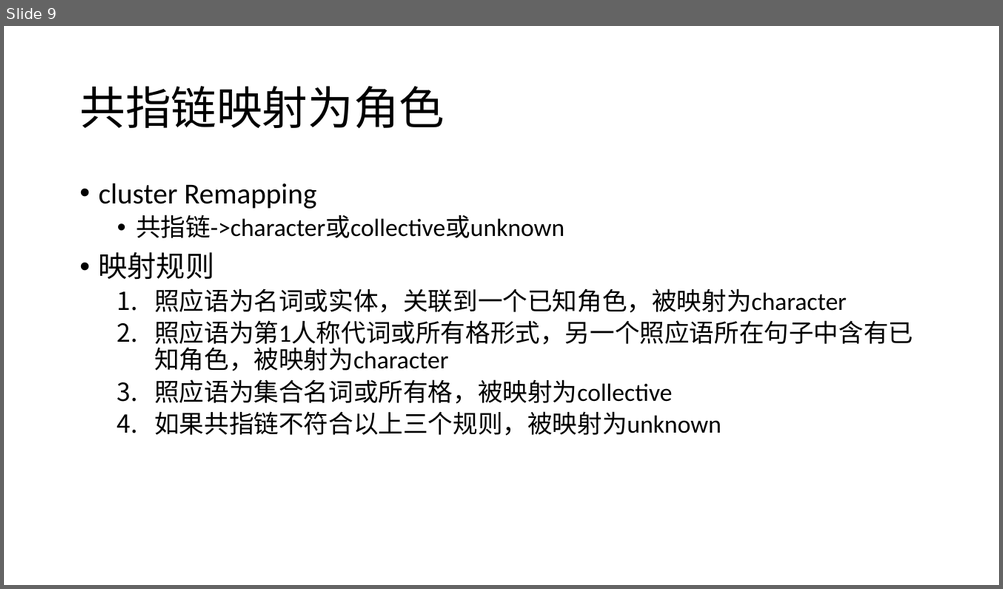
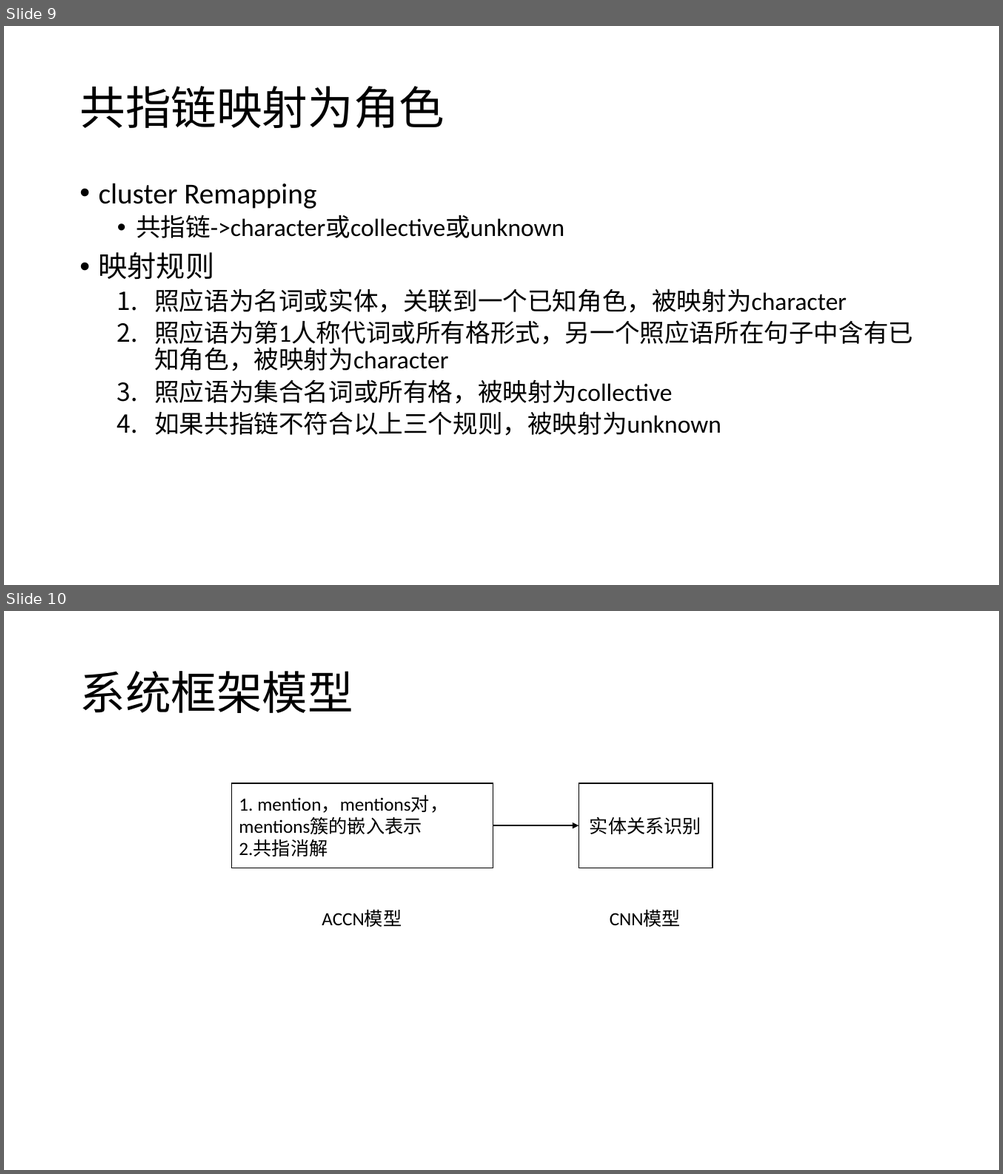
Before and after one commit to panda2019-ai/character_identification_emory, a slide deck: doc/角色识别系统.pptx. Shown one above the other, each under a label of ours: slide 9 before the commit, slides 9 and 10 after it. The pictures are 1003x589 and 1003x1174 pixels, drawn with LibreOffice and Linux fonts; fonts in the diff are those of the drawing. Boxes give left, top, right and bottom in pixels: in the first picture for what was removed or moved away, otherwise in the second. Text is boxed around its words. In the diff, an @@ line names an element or a change of style, - is before the commit and + after.

```diff
--- a/doc/角色识别系统.pptx
+++ b/doc/角色识别系统.pptx
@@ slide 10 added at box(4, 611, 999, 1170), background #FFFFFF @@
@@ title added at box(79, 671, 353, 713), 44 pt, text #000000 @@
+系统框架模型
@@ rectangle added at box(232, 783, 492, 869), fill #FFFFFF, outline #000000 1 pt, 18 pt, text #000000 @@
+1. mention，mentions对，mentions簇的嵌入表示
+2.共指消解
@@ rectangle added at box(578, 783, 712, 869), fill #FFFFFF, outline #000000 1 pt, 18 pt, text #000000 @@
+实体关系识别
@@ arrow added from (492, 826) to (578, 826), #000000 1.5 pt @@
@@ text added at box(321, 911, 401, 927), 18 pt, text #000000 @@
+ACCN模型
@@ text added at box(609, 911, 680, 927), 18 pt, text #000000 @@
+CNN模型
```
Also in this commit, not shown: 1 other file.
